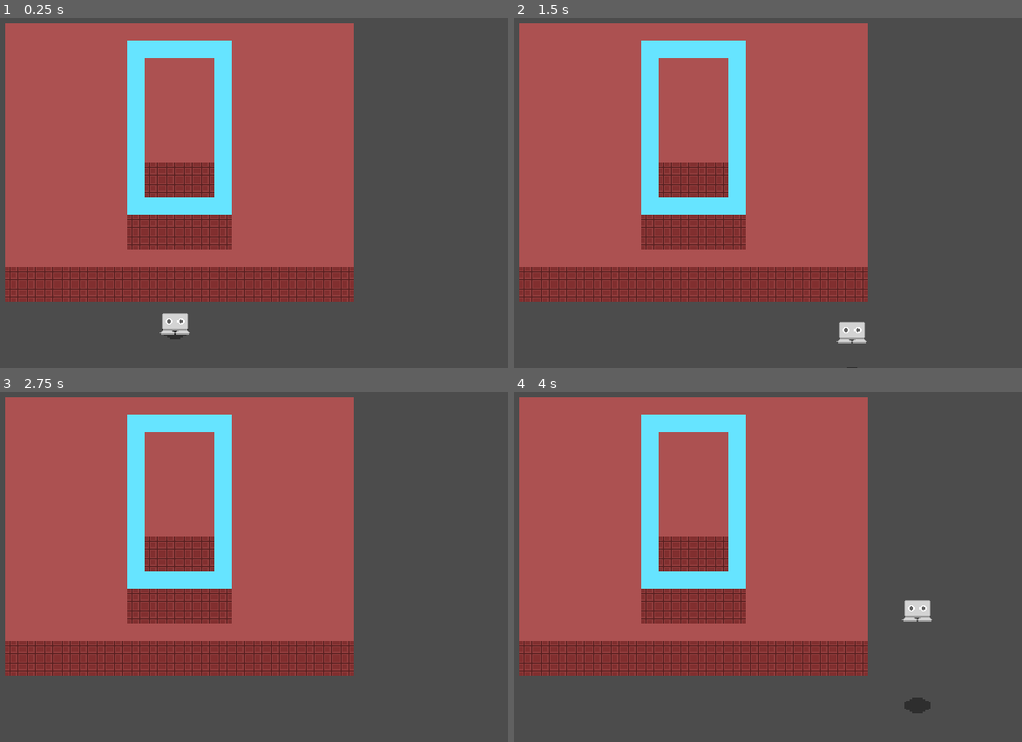
Above: before the commit, frames 1-4 (two rows, left to right).
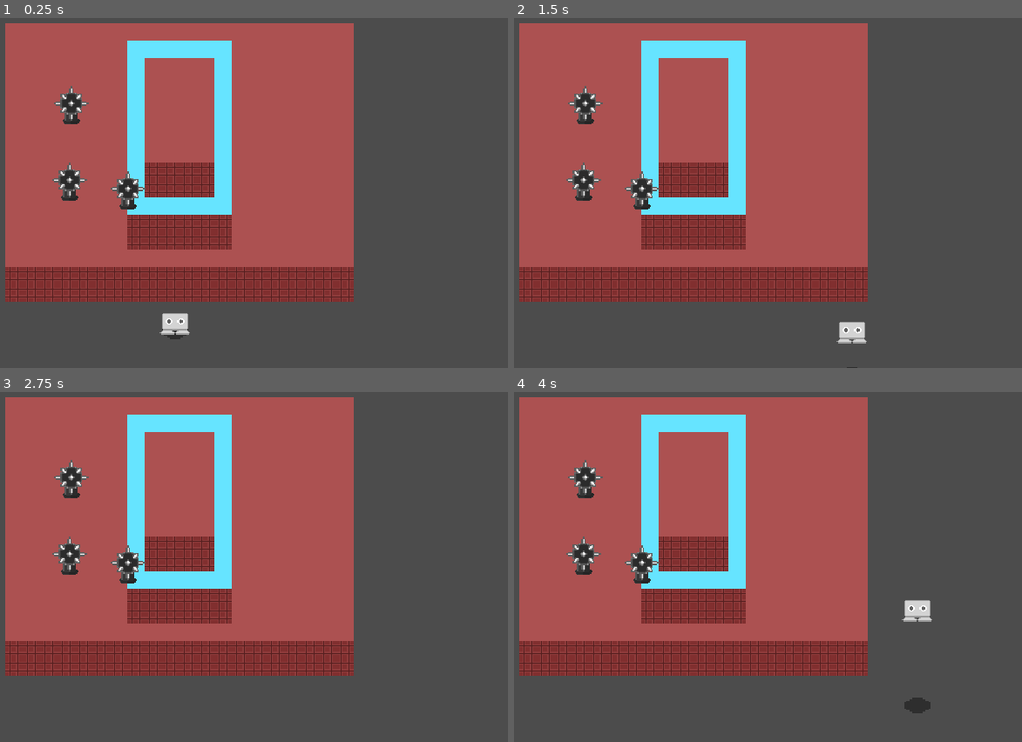
Above: after the commit, the same moments.

Repository: calsf/er
Game: Godot game, scene res://Level_1.tscn
Same seed, same stepped clock (60 frames per second), same inputs: the game is played once before the commit and once after it.
Inputs:
- Up to frame 1 (0.25 s): no input
- Up to frame 2 (1.5 s): tap Enter at 0.5 s; hold D (move_right) 0.53-1.28 s; tap Space (jump) at 0.6, 0.77, 1.07, 1.35 s; hold S (move_down) from 1.28 s (still down)
- Up to frame 3 (2.75 s): tap Space (jump) at 1.52, 1.82, 2.1 s; release S (move_down) at 2.03 s; hold D (move_right) from 2.03 s (still down)
- Up to frame 4 (4 s): tap Space (jump) at 2.75, 2.85, 3.02, 3.32, 3.6, 3.77 s; release D (move_right) at 2.78 s; hold W (move_up) 2.78-3.53 s; hold A (move_left) from 3.53 s (still down)

The runs differ from the first frame. In frame 1, 1.1% of the frame differs, in the area x 10-29%, y 19-55%; in frame 2, 1.1%; in frame 3, 1.1%; in frame 4, 1.1%.

Commit message:
adding obstacle and player knockback on hit

Diff:
--- /dev/null
+++ b/HitboxProperties.gd
@@ -0,0 +1,3 @@
+extends Area2D
+
+export var knockback_strength = 0
--- a/Level_1.tscn
+++ b/Level_1.tscn
@@ -6,6 +6,7 @@
 [ext_resource path="res://Elevation2_Collision.tscn" type="PackedScene" id=4]
 [ext_resource path="res://Elevation_Overlay.tscn" type="PackedScene" id=5]
 [ext_resource path="res://Elevation3_Collision.tscn" type="PackedScene" id=6]
+[ext_resource path="res://SpikedBall.tscn" type="PackedScene" id=7]
 
 [sub_resource type="TileSet" id=1]
 0/name = "tileset_1.png 0"
@@ -359,6 +360,18 @@
 position = Vector2( 253.244, 73.0754 )
 current = true
 
+[node name="SpikedBall" parent="YSort" instance=ExtResource( 7 )]
+position = Vector2( 172.148, 24.3454 )
+elevation = 32
+
+[node name="SpikedBall2" parent="YSort" instance=ExtResource( 7 )]
+position = Vector2( 171.008, 94.4931 )
+elevation = 32
+
+[node name="SpikedBall3" parent="YSort" instance=ExtResource( 7 )]
+position = Vector2( 224.09, 102.468 )
+elevation = 64
+
 [node name="Player" parent="YSort" instance=ExtResource( 1 )]
 position = Vector2( 267.565, 217.418 )
 
--- /dev/null
+++ b/ObjectElevation.gd
@@ -0,0 +1,7 @@
+extends StaticBody2D
+
+export var elevation = 0
+
+func _ready():
+	# Set z index based on object elevation
+	z_index = elevation / (GlobalConst.ELEVATION_UNIT)
--- a/Player/Player.gd
+++ b/Player/Player.gd
@@ -3,6 +3,8 @@
 const MAX_SPEED = 200
 const AIR_SPEED = 4
 const MAX_HEIGHT = 44
+const DECEL = 500
+const INVULN_TIME = .1
 
 var velocity = Vector2.ZERO
 var curr_speed = MAX_SPEED
@@ -11,6 +13,7 @@
 var has_double_jumped = false
 var has_jumped = false
 var is_tumbling = false
+var knockback = Vector2.ZERO
 
 var jump_height = MAX_HEIGHT
 var added_height = 0
@@ -26,7 +29,7 @@
 onready var player_sprite = $PlayerSprite
 onready var collision_shape = $CollisionShape2D
 onready var overlapping_wall_area = $OverlappingWallCheck
-onready var hurtbox = $HurtboxArea2D/CollisionShape2D
+onready var hurtbox = $HurtboxArea2D
 
 func _physics_process(delta):
 	# Applies falling effect to player if they are caught inside a wall
@@ -37,21 +40,27 @@
 		check_overlapping_wall()
 		return
 
-	# Get input vector
-	var input_vector = Vector2.ZERO
-	input_vector.x = Input.get_action_strength("move_right") - Input.get_action_strength("move_left")
-	input_vector.y = Input.get_action_strength("move_down") - Input.get_action_strength("move_up")
-	input_vector = input_vector.normalized()
-
-	# Set velocity based on input_vector
-	velocity = input_vector * curr_speed
-
-	# Move and slide using current velocity, set velocity to maintain velocity after collision
-	velocity = move_and_slide(velocity)
+	# Gradually decrease knockback value to 0 and apply current knockback
+	knockback = knockback.move_toward(Vector2.ZERO, DECEL * delta)
+	knockback = move_and_slide(knockback)
+
+	# Only get input and move player if player is not in knockback state
+	if (knockback == Vector2.ZERO):
+		# Get input vector
+		var input_vector = Vector2.ZERO
+		input_vector.x = Input.get_action_strength("move_right") - Input.get_action_strength("move_left")
+		input_vector.y = Input.get_action_strength("move_down") - Input.get_action_strength("move_up")
+		input_vector = input_vector.normalized()
+
+		# Set velocity based on input_vector
+		velocity = input_vector * curr_speed
+
+		# Move and slide using current velocity, set velocity to maintain velocity after collision
+		velocity = move_and_slide(velocity)
 
 	# JUMPING AND FALLING MOVEMENT, ELSE PLAYER IS GROUNDED
+	# STILL ENABLED DURING KNOCKBACK BUT PLAYER INPUT TO JUMP SHOULD BE DISABLED
 	if is_jumping:
-		hurtbox.disabled = true
 		# Increase added height until reaches jump height
 		# Move player sprite up the same amount
 		if added_height < jump_height:
@@ -75,20 +84,12 @@
 			has_double_jumped = false
 			last_ground_elevation = ground_elevation # When grounded, can set last ground elevation to current ground elevation
 			awaiting_new_ground_elevation = false	# No longer waiting for new ground elevation to be applied because player is grounded
-			hurtbox.disabled = false
 	else:
 		# When grounded, check if player ends up overlapping with a wall
 		check_overlapping_wall()
 
 	# Calculate current elevation and then set collision masks accordingly
-	var curr_elevation = added_height
-	if !awaiting_new_ground_elevation:
-		# Use current ground elevation is grounded and not waiting for new ground elevation
-		curr_elevation += ground_elevation
-	else:
-		# Use last ground elevation if waiting for player to be grounded to set new ground elevation
-		curr_elevation += last_ground_elevation
-	set_elevation_collisions(curr_elevation)
+	set_elevation_collisions(get_curr_elevation())
 
 	# Maintain sprite positions when grounded
 	if (added_height <= 0):
@@ -97,6 +98,16 @@
 
 	# Change player sprite's z index based on current height
 	player_sprite.z_index = (ground_elevation + added_height) / (GlobalConst.ELEVATION_UNIT + 4)
+
+	# Check for overlapping WorldObject layer areas in hurtbox and apply hit
+	for area in hurtbox.get_overlapping_areas():
+		if (area.get_owner() != self):
+			var other_elev = area.get_owner().elevation
+			if (other_elev == get_curr_elevation()):
+				print("HIT")
+				velocity = Vector2.ZERO
+				knockback = (global_position - area.global_position).normalized() * (area.knockback_strength)
+				return
 
 	#death_check()
 
@@ -136,9 +147,24 @@
 		print("DEAD")
 		ground_elevation = 32
 
+func get_curr_elevation():
+	# Calculate current elevation and then set collision masks accordingly
+	var curr_elevation = added_height
+	if !awaiting_new_ground_elevation:
+		# Use current ground elevation is grounded and not waiting for new ground elevation
+		curr_elevation += ground_elevation
+	else:
+		# Use last ground elevation if waiting for player to be grounded to set new ground elevation
+		curr_elevation += last_ground_elevation
+	return curr_elevation
+
 
 # Listen for button press
 func _input(event):
+	# If in knockback, do not listen for inputs
+	if (knockback > Vector2.ZERO):
+		return
+
 	# Perform normal jump or double jump when button is pressed
 	if Input.is_action_just_pressed("jump") and !has_jumped:
 		has_jumped = true
--- a/Player/Player.tscn
+++ b/Player/Player.tscn
@@ -21,7 +21,8 @@
 height = 12.3822
 
 [node name="Player" type="KinematicBody2D"]
-collision_mask = 6552
+position = Vector2( 0, -2 )
+collision_mask = 6553
 script = ExtResource( 3 )
 __meta__ = {
 "_edit_group_": true
@@ -38,7 +39,6 @@
 hframes = 8
 
 [node name="CollisionShape2D" type="CollisionShape2D" parent="."]
-position = Vector2( 0, -2 )
 rotation = -1.5708
 shape = SubResource( 1 )
 
@@ -47,16 +47,13 @@
 collision_mask = 4368
 
 [node name="CollisionShape2D" type="CollisionShape2D" parent="OverlappingWallCheck"]
-position = Vector2( 0, -2 )
 rotation = -1.5708
 shape = SubResource( 2 )
 
 [node name="HurtboxArea2D" type="Area2D" parent="."]
 collision_layer = 0
-collision_mask = 0
 
 [node name="CollisionShape2D" type="CollisionShape2D" parent="HurtboxArea2D"]
-position = Vector2( 0, -2 )
 rotation = -1.5708
 shape = SubResource( 3 )
 
@@ -65,7 +62,6 @@
 collision_mask = 546
 
 [node name="CollisionShape2D" type="CollisionShape2D" parent="DetectElevEntry"]
-position = Vector2( 0, -2 )
 rotation = -1.5708
 shape = SubResource( 4 )
 
@@ -74,7 +70,6 @@
 collision_mask = 1092
 
 [node name="CollisionShape2D" type="CollisionShape2D" parent="DetectElevArea"]
-position = Vector2( 0, -2 )
 rotation = -1.5708
 shape = SubResource( 4 )
 [connection signal="area_entered" from="DetectElevEntry" to="." method="_on_DetectElevEntry_area_entered"]
--- /dev/null
+++ b/SpikedBall.tscn
@@ -0,0 +1,33 @@
+[gd_scene load_steps=6 format=2]
+
+[ext_resource path="res://ObjectElevation.gd" type="Script" id=1]
+[ext_resource path="res://Elevations/1/spikeball.png" type="Texture" id=2]
+[ext_resource path="res://HitboxProperties.gd" type="Script" id=3]
+
+[sub_resource type="RectangleShape2D" id=1]
+extents = Vector2( 6.15536, 4.39816 )
+
+[sub_resource type="RectangleShape2D" id=2]
+extents = Vector2( 6.55674, 4.64605 )
+
+[node name="SpikedBall" type="StaticBody2D"]
+collision_layer = 0
+collision_mask = 2147483648
+script = ExtResource( 1 )
+
+[node name="Sprite" type="Sprite" parent="."]
+position = Vector2( 0, -19 )
+texture = ExtResource( 2 )
+
+[node name="CollisionShape2D" type="CollisionShape2D" parent="."]
+position = Vector2( 0, -1.149 )
+shape = SubResource( 1 )
+
+[node name="Hitbox" type="Area2D" parent="."]
+collision_mask = 0
+script = ExtResource( 3 )
+knockback_strength = 500
+
+[node name="CollisionShape2D" type="CollisionShape2D" parent="Hitbox"]
+position = Vector2( 0, -1.15 )
+shape = SubResource( 2 )
--- a/project.godot
+++ b/project.godot
@@ -61,7 +61,7 @@
 
 [layer_names]
 
-2d_physics/layer_1="Player"
+2d_physics/layer_1="WorldObject"
 2d_physics/layer_2="Elev1_Entry"
 2d_physics/layer_3="Elev1_Area"
 2d_physics/layer_4="Elev1_Boundary"
Binary file added: Elevations/1/spikeball.png
Not shown, added: Elevations/1/spikeball.png.import
Not shown: 4 places in Level_1.tscn that only renumber resources
